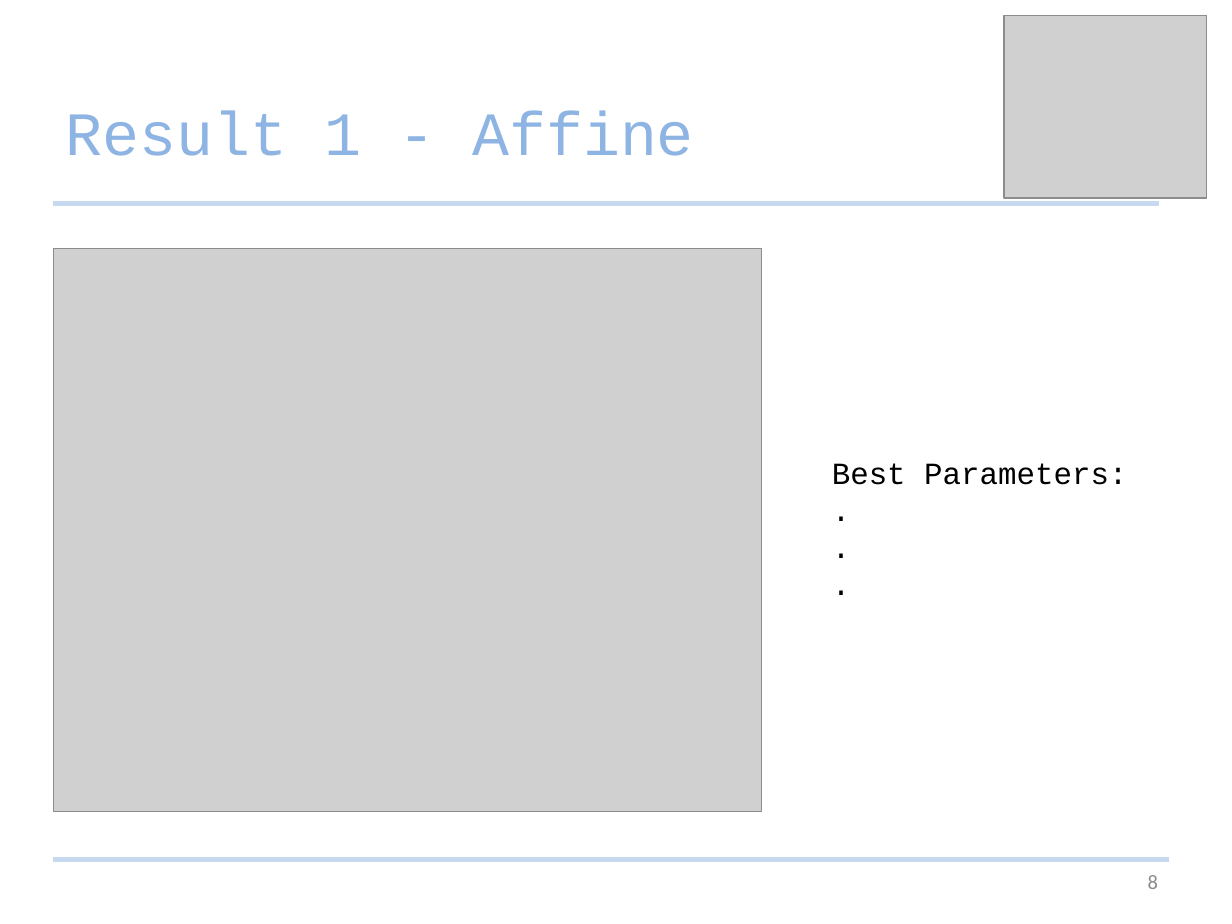
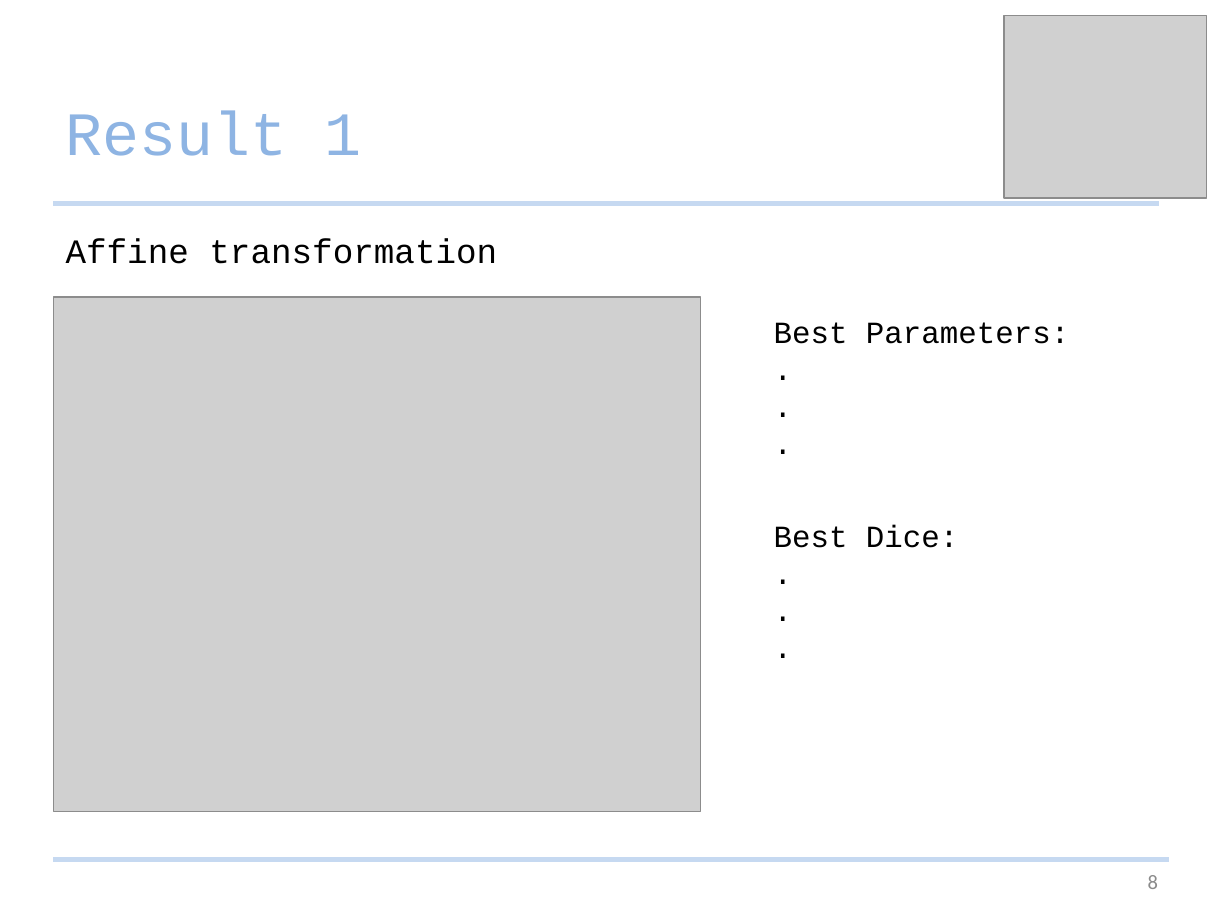
Before and after one commit to Studijacob/MIALab, a slide deck: slide 8 of wd/Documentation/MIALab presentation.pptx. Drawn at 1232x924 pixels with LibreOffice and Linux fonts; fonts in the diff are those of the drawing; grey boxes stand for pictures. Boxes give left, top, right and bottom in pixels: in the first picture for what was removed or moved away, otherwise in the second. Text is boxed around its words. In the diff, an @@ line names an element or a change of style, - is before the commit and + after.

```diff
--- a/wd/Documentation/MIALab presentation.pptx
+++ b/wd/Documentation/MIALab presentation.pptx
@@ title at bbox=[66, 111, 361, 156]: text changed @@
-Result 1 - Affine
+Result 1
@@ rectangle added at bbox=[53, 223, 945, 277], fill #FFFFFF, outline #FFFFFF 0.75 pt, 20 pt, text #000000 @@
+Affine transformation
@@ picture: place and size @@
-picture at bbox=[53, 249, 761, 812]
+picture at bbox=[53, 297, 701, 811]
@@ text "Best Parameters:": place and size @@
-text "Best Parameters:" at bbox=[832, 463, 1127, 485]
+text "Best Parameters:" at bbox=[774, 322, 1069, 344]
@@ text added at bbox=[774, 525, 958, 548], 18 pt, text #000000 @@
+Best Dice:
+.
+.
+.
```
Also in this commit, not shown: 10 other slides changed, 5 slides added, 2 slides removed.
